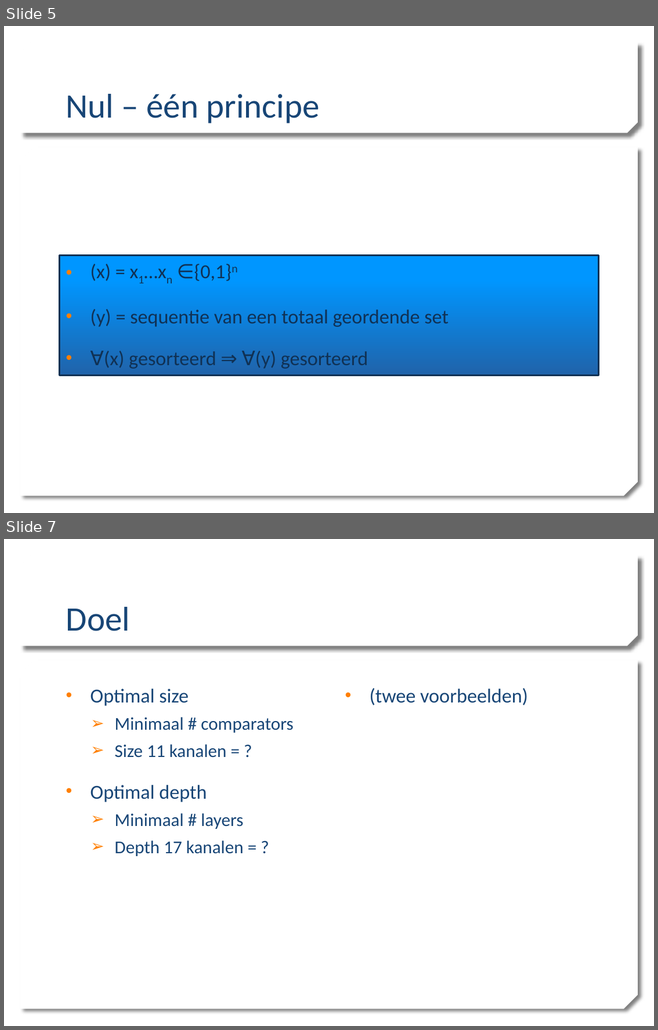
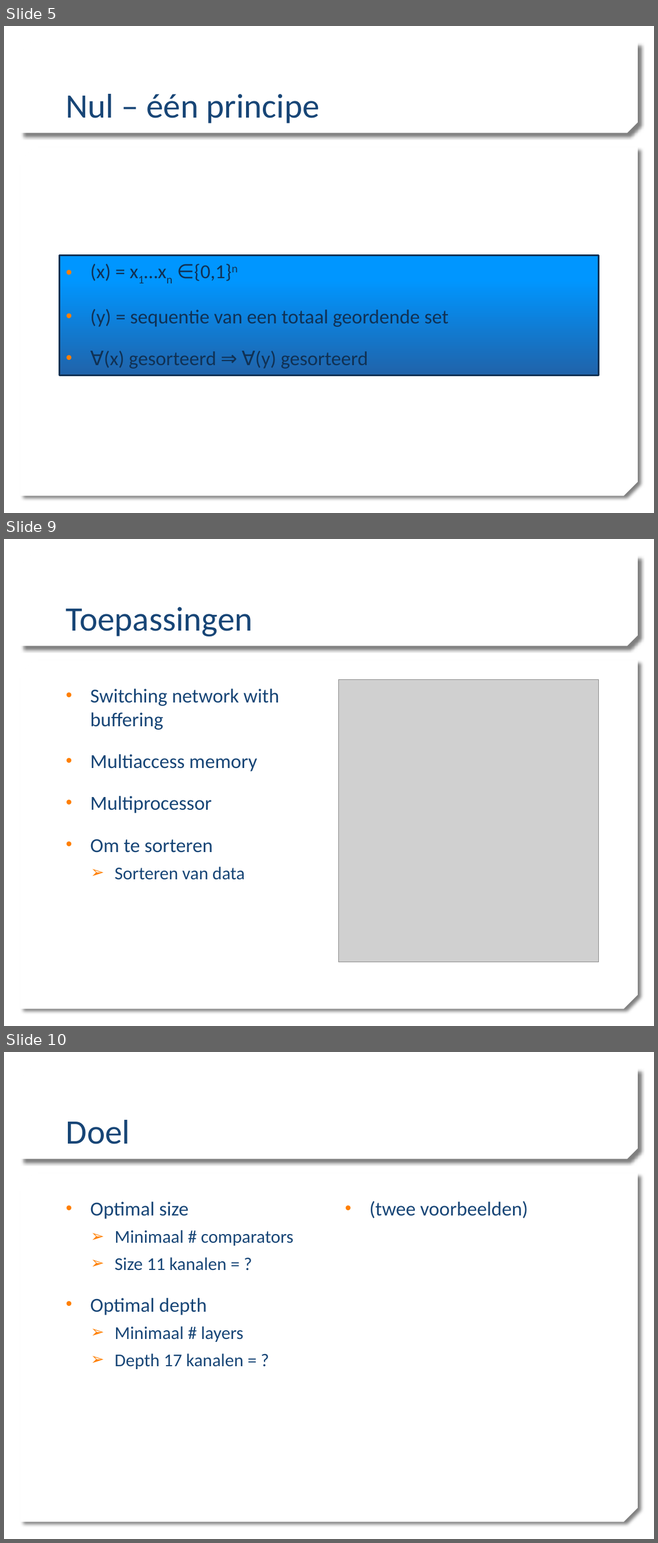
Before and after one commit to mdekempeneer/Research-Optimal-Size-Sorting-Networks, a slide deck: PPP1_WV.pptx. Shown one above the other, each under a label of ours: slides 5 and 7 before the commit, slides 5, 9 and 10 after it; the slides between them are not shown. The pictures are 658x1030 and 658x1543 pixels, drawn with LibreOffice and Linux fonts; fonts in the diff are those of the drawing; grey boxes stand for pictures; background and template pictures are left out. Boxes give left, top, right and bottom in pixels: in the first picture for what was removed or moved away, otherwise in the second. Text is boxed around its words. In the diff, an @@ line names an element or a change of style, - is before the commit and + after.

```diff
--- a/PPP1_WV.pptx
+++ b/PPP1_WV.pptx
@@ slide 9 added at <box>4,539,654,1026</box>, background picture (left out); not listed: 2 template elements that a slide beside it also shows @@
@@ title added at <box>66,607,253,636</box>, 38 pt, text #174576 @@
+Toepassingen
@@ text added at <box>90,689,280,880</box>, 22 pt, text #174576 @@
+• Switching network with buffering
+• Multiaccess memory
+• Multiprocessor
+• Om te sorteren
+  ➢ Sorteren van data
@@ picture added at <box>339,680,598,962</box> @@
@@ what was slide 7 is now slide 10 @@
```
Also in this commit, not shown: 4 slides changed, 5 other slides added, 1 slide removed.
